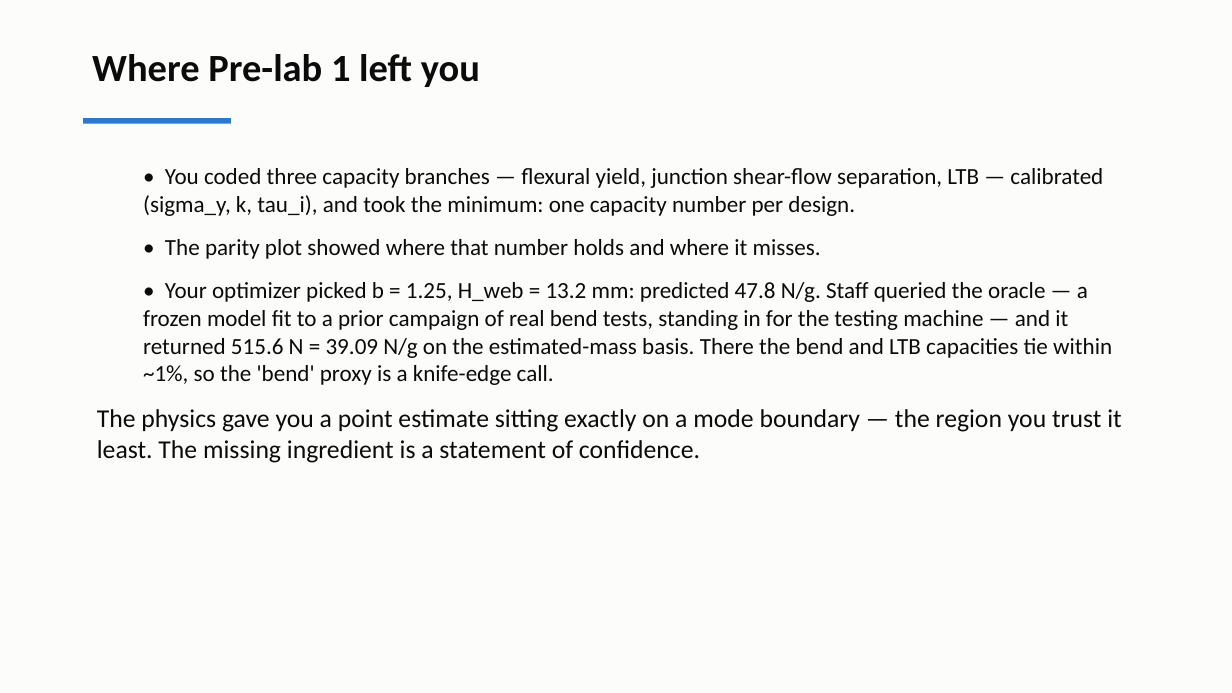
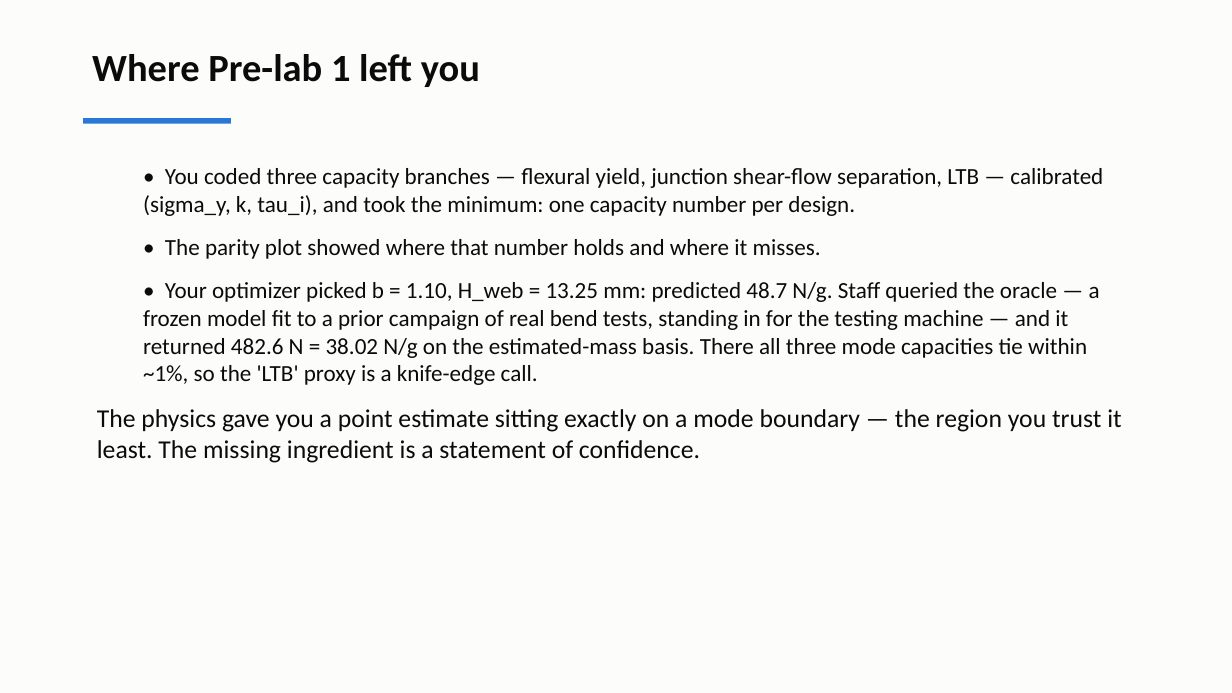
Before and after one commit to andrewvoss8-boop/core-me-data-science-activities-public, a slide deck: slide 2 of me323/Module1_drafts/ME323_Module1_Lecture2.pptx. Drawn at 1232x693 pixels with LibreOffice and Linux fonts; fonts in the diff are those of the drawing. Boxes give left, top, right and bottom in pixels: in the first picture for what was removed or moved away, otherwise in the second. Text is boxed around its words. In the diff, an @@ line names an element or a change of style, - is before the commit and + after.

```diff
--- a/me323/Module1_drafts/ME323_Module1_Lecture2.pptx
+++ b/me323/Module1_drafts/ME323_Module1_Lecture2.pptx
@@ text at (143, 282, 1100, 385): text changed @@
-  • Your optimizer picked b = 1.25, H_web = 13.2 mm: predicted 47.8 N/g. Staff queried the oracle — a frozen model fit to a prior campaign of real bend tests, standing in for the testing machine — and it returned 515.6 N = 39.09 N/g on the estimated-mass basis. There the bend and LTB capacities tie within ~1%, so the 'bend' proxy is a knife-edge call.
+  • Your optimizer picked b = 1.10, H_web = 13.25 mm: predicted 48.7 N/g. Staff queried the oracle — a frozen model fit to a prior campaign of real bend tests, standing in for the testing machine — and it returned 482.6 N = 38.02 N/g on the estimated-mass basis. There all three mode capacities tie within ~1%, so the 'LTB' proxy is a knife-edge call.
```
Also in this commit, not shown: 4 other slides changed, 2 slides added, 20 other files.
